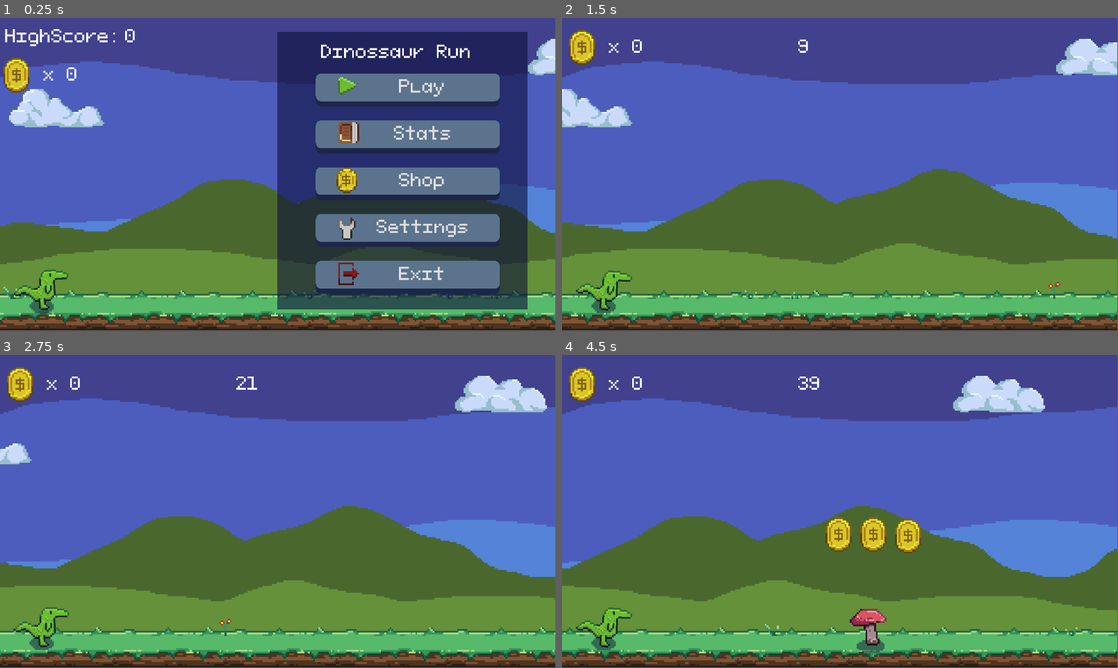
Above: before the commit, frames 1-4 (two rows, left to right).
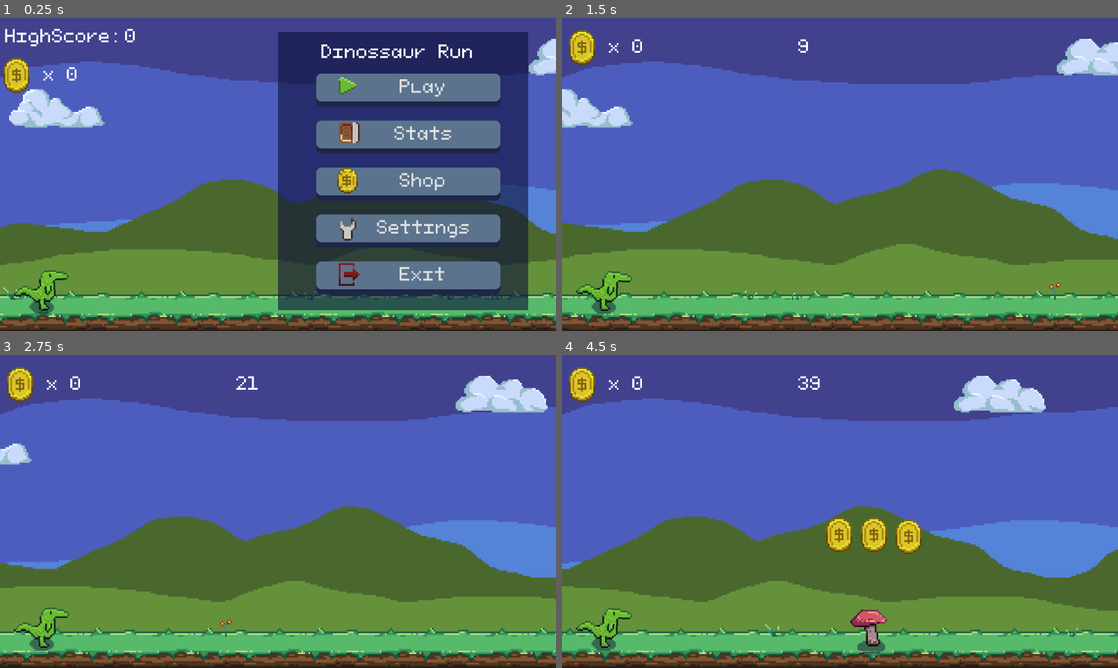
Above: after the commit, the same moments.

Repository: zMenta/DinosaurRun
Game: Godot game, scene res://main/Main.tscn
The game is run twice, just before and just after one commit, with the same random seed, the same clock (stepped at 60 frames per second) and the same inputs.
Inputs:
- Up to frame 1 (0.25 s): no input
- Up to frame 2 (1.5 s): click "Play" at 0.5 s
- Up to frame 3 (2.75 s): tap Space (jump) at 1.52, 2.27 s
- Up to frame 4 (4.5 s): tap Space (jump) at 3.77 s
In our replay, the window is 799x449 before the commit and 800x450 after it. These sizes can differ from the game's own. Grey fills any space a smaller window leaves; there, only what the larger window draws over its background counts as a difference.

The runs differ from the first frame. In frame 1, 5.4% of the frame differs, in the area x 0-100%, y 0-100%; in frame 2, 3.4%; in frame 3, 3.4%; in frame 4, 4.1%.

Commit message:
better default saveData screen resolution

Diff:
--- a/DinosaurRun/common/resources/GameSettings.gd
+++ b/DinosaurRun/common/resources/GameSettings.gd
@@ -1,6 +1,6 @@
 class_name GameSettings
 extends Resource
 
-export var screen_resolution_id: int = 0
+export var screen_resolution_id: int = 2
 export var fullscreen: bool = false
 export var borderless: bool = false
